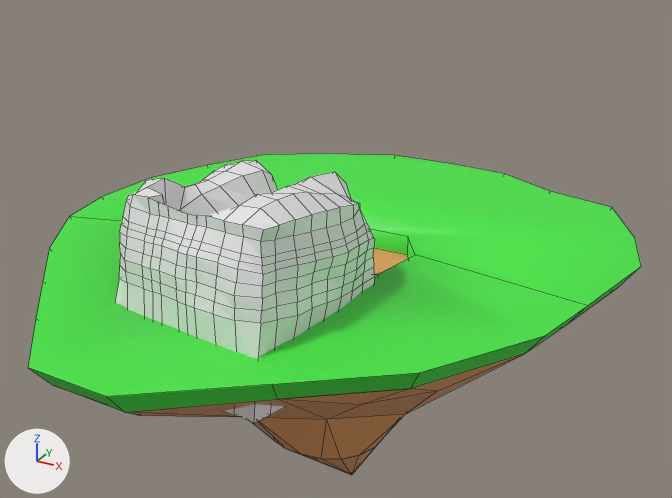
Renders of the Blender file res/other/island_wip/island.blend from each side of a commit.
Both versions are drawn from a camera (50 mm lens) standing at (27.8, -51.7, 31.5) and looking at (1.1, -3.3, 7.3). Arrows for +X, +Y and +Z are at lower left; the lights stay in place. Mesh edges are drawn as thin lines.

Names of what the first picture shows: 'IslandBottom', 'IslandTop', 'Rock'.
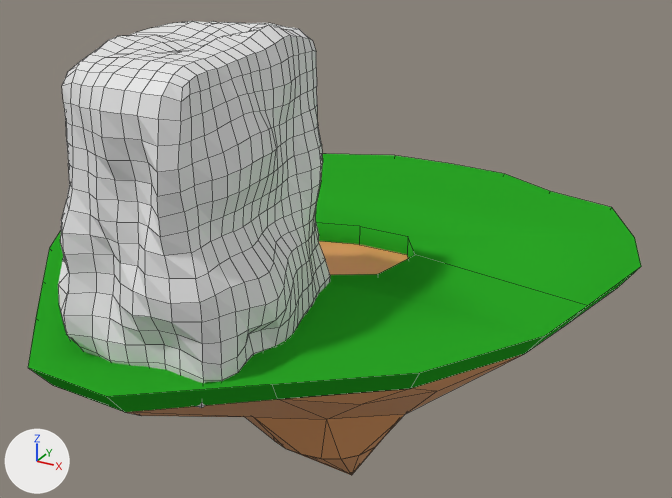
Boxes [x1, y1, x2, y2] around the edits, measured in the pictures (672 x 498 px):
```json
{"object": "IslandTop", "change": "recoloured, surface changed", "before": [28, 154, 641, 412], "after": [28, 154, 641, 412]}
{"object": "Cube", "change": "added", "after": [58, 21, 330, 408]}
{"object": "Rock", "change": "deleted", "before": [115, 160, 375, 423]}
{"object": "PondBottom", "change": "unchanged, uncovered by the edit", "before": [373, 248, 408, 274], "after": [319, 241, 408, 275]}
```

Scene script edits in JSON lines:
```json
{"op": "set", "path": "mat_material_004.base_color", "old": "(0.0586, 0.8, 0.0538)", "new": "(0.024, 0.384, 0.0196)", "note": "green #44e742 -> green #2ba726"}
{"op": "add", "block": "mat_material_004", "code": "mat_material_004.specular_ior_level = 0.0"}
{"op": "add", "block": "me_cube_001", "code": ["me_cube_001 = bpy.data.meshes.new('Cube.001')", "me_cube_001.from_pydata(...)  # 978 vertices, 976 faces; spans x -1.62..1.61, y -1.31..1.15, z -1.07..1.08"]}
{"op": "remove", "block": "ob_rock", "code": ["ob_rock = bpy.data.objects.new('Rock', me_cube_004)", "ob_rock.location = (0.0, -11.87, 8.5)", "ob_rock.rotation_euler = (-0.155, -0.0265, -0.109)  # degrees (-8.9, -1.5, -6.2)", "ob_rock.scale = (5.33, 5.33, 5.33)"]}
{"op": "add", "block": "ob_cube", "code": ["ob_cube = bpy.data.objects.new('Cube', me_cube_001)", "ob_cube.location = (-0.48, -14.66, 14.25)", "ob_cube.scale = (3.64, 6.07, 8.23)"]}
```
